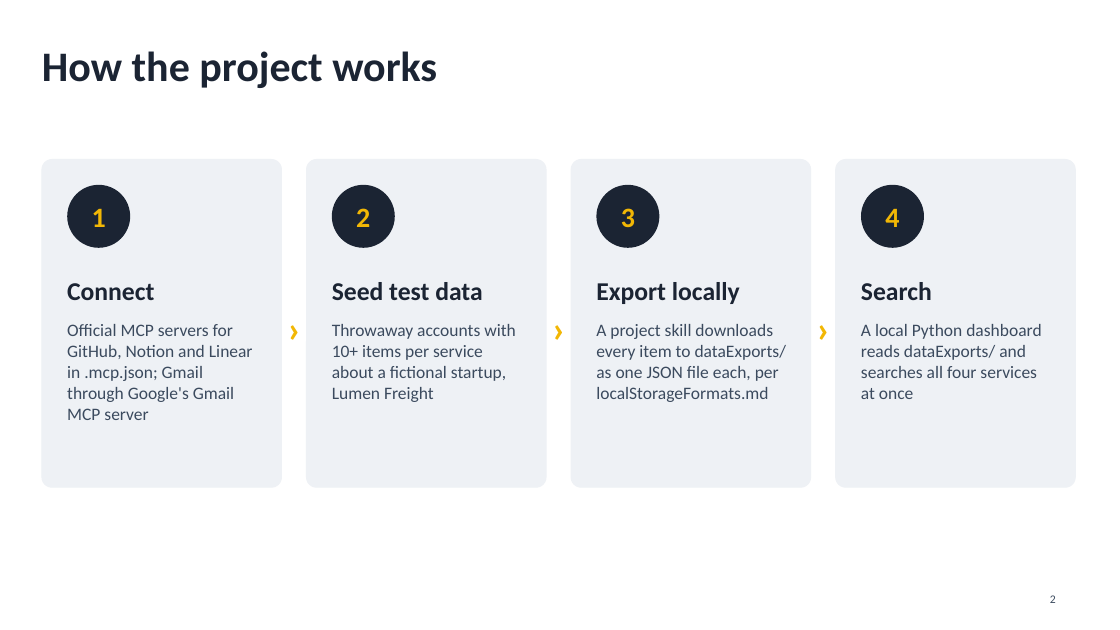
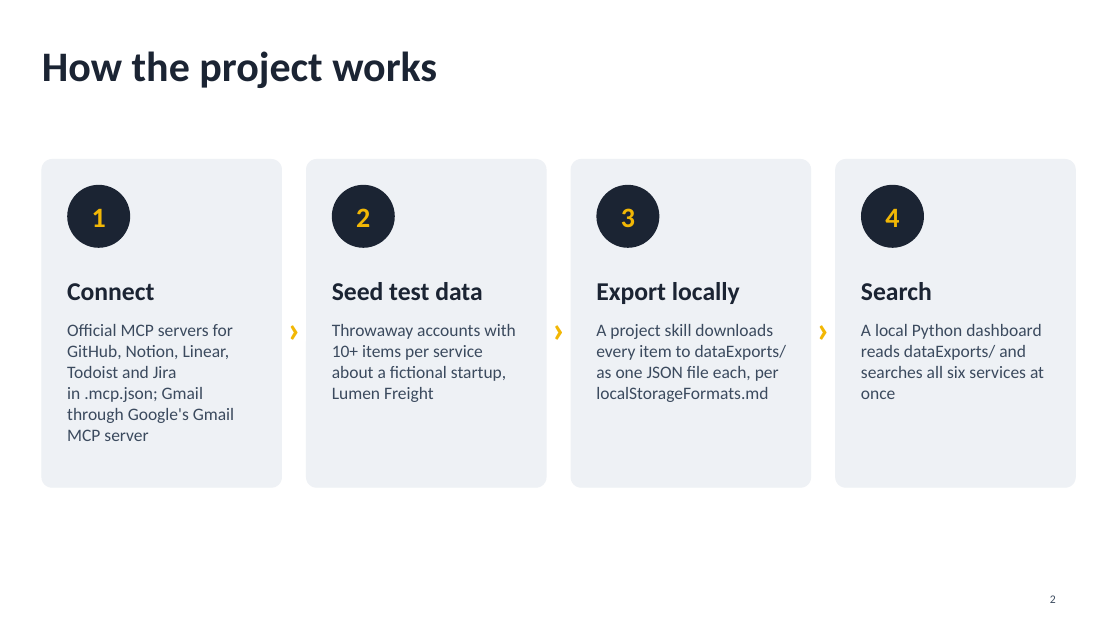
Before and after one commit to abrahamaiproject-bit/Ai-Homework3-Abraham, a slide deck: slide 2 of Homework3_Presentation.pptx. Drawn at 1120x630 pixels with LibreOffice and Linux fonts; fonts in the diff are those of the drawing. Boxes give left, top, right and bottom in pixels: in the first picture for what was removed or moved away, otherwise in the second. Text is boxed around its words. In the diff, an @@ line names an element or a change of style, - is before the commit and + after.

Commit message:
Update presentation with Todoist and Jira

```diff
--- a/Homework3_Presentation.pptx
+++ b/Homework3_Presentation.pptx
@@ text at [67,324,234,441]: text changed @@
-Official MCP servers for GitHub, Notion and Linear in .mcp.json; Gmail through Google's Gmail MCP server
+Official MCP servers for GitHub, Notion, Linear, Todoist and Jira in .mcp.json; Gmail through Google's Gmail MCP server
@@ text at [861,324,1044,399]: text changed @@
-A local Python dashboard reads dataExports/ and searches all four services at once
+A local Python dashboard reads dataExports/ and searches all six services at once
```
Also in this commit, not shown: 4 other slides changed, 2 slides added.
